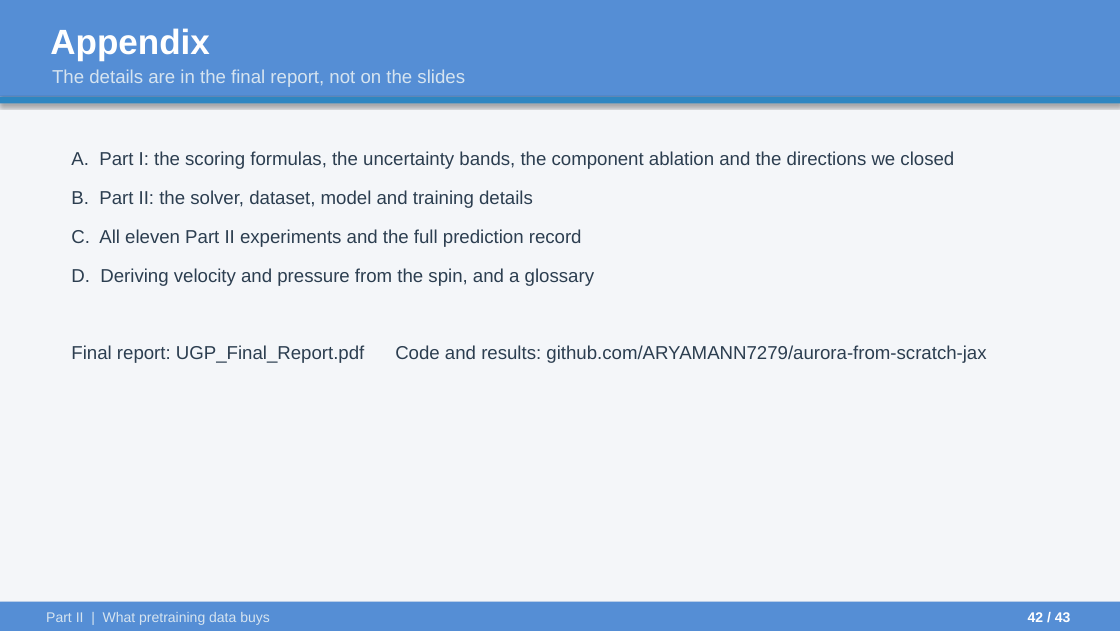
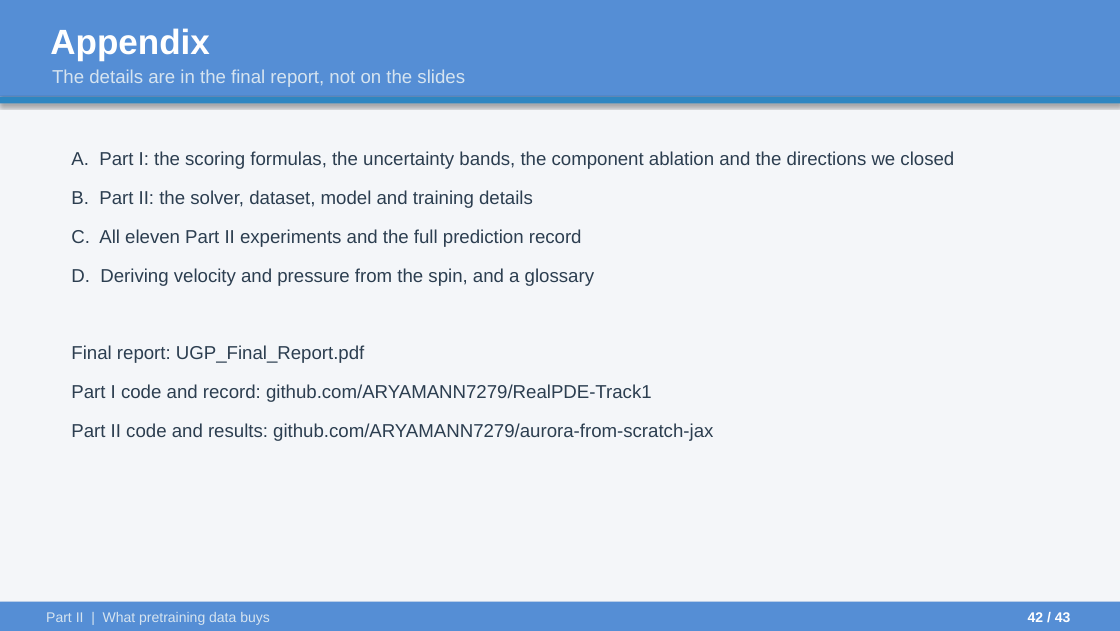
Before and after one commit to ARYAMANN7279/aurora-from-scratch-jax, a slide deck: slide 42 of UGP_Final/UGP_Final_Presentation.pptx. Drawn at 1120x631 pixels with LibreOffice and Linux fonts; fonts in the diff are those of the drawing. Boxes give left, top, right and bottom in pixels: in the first picture for what was removed or moved away, otherwise in the second. Text is boxed around its words. In the diff, an @@ line names an element or a change of style, - is before the commit and + after.

Commit message:
UGP_Final: both GitHub links on the last and appendix slides; report updated to match the deck (speed, the 22-23 September recovery, final standing and the gap to first place)

```diff
--- a/UGP_Final/UGP_Final_Presentation.pptx
+++ b/UGP_Final/UGP_Final_Presentation.pptx
@@ text at (x1=71, y1=345, x2=713, y2=441): text changed @@
-Final report: UGP_Final_Report.pdf Code and results: github.com/ARYAMANN7279/aurora-from-scratch-jax
+Final report: UGP_Final_Report.pdf
+Part I code and record: github.com/ARYAMANN7279/RealPDE-Track1
+Part II code and results: github.com/ARYAMANN7279/aurora-from-scratch-jax
```
Also in this commit, not shown: 1 other slide changed, 4 other files.
